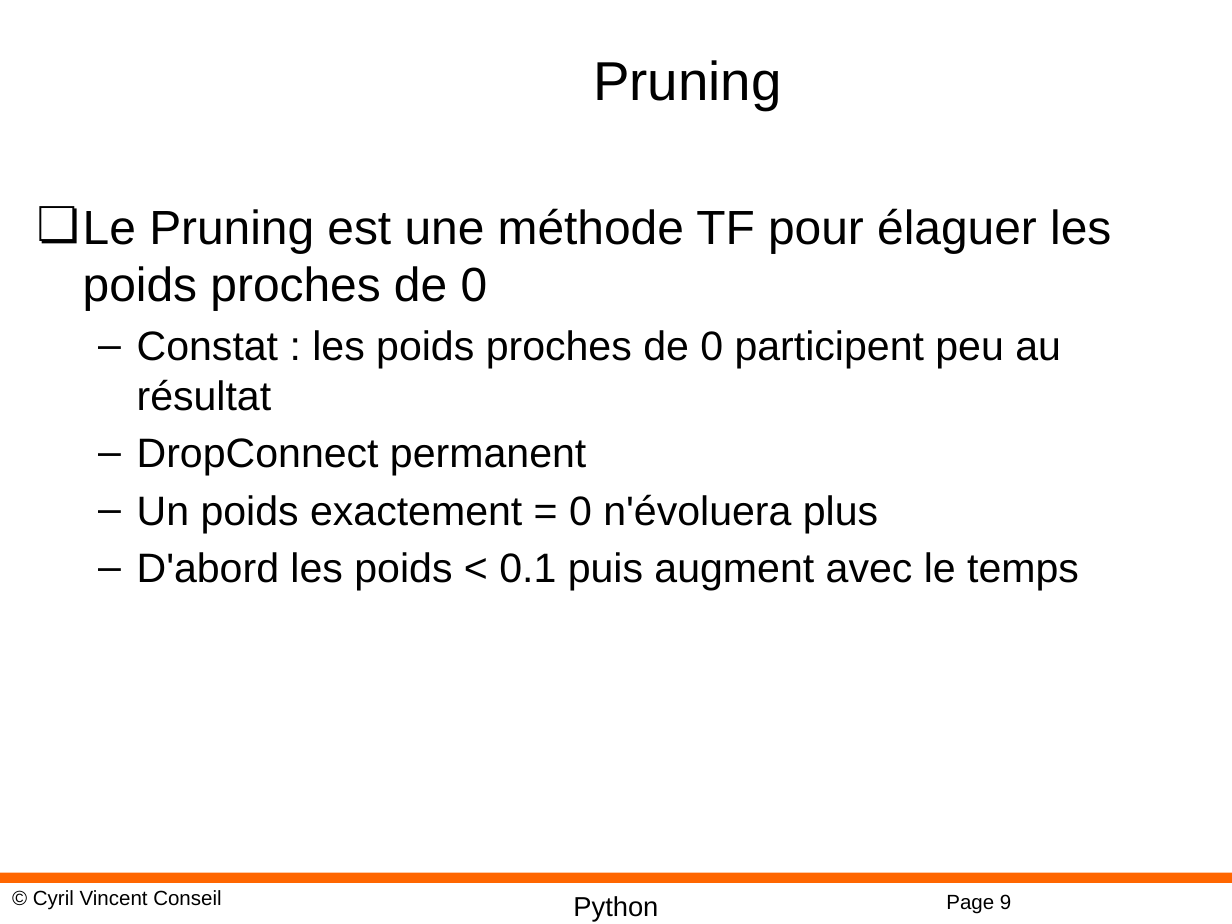
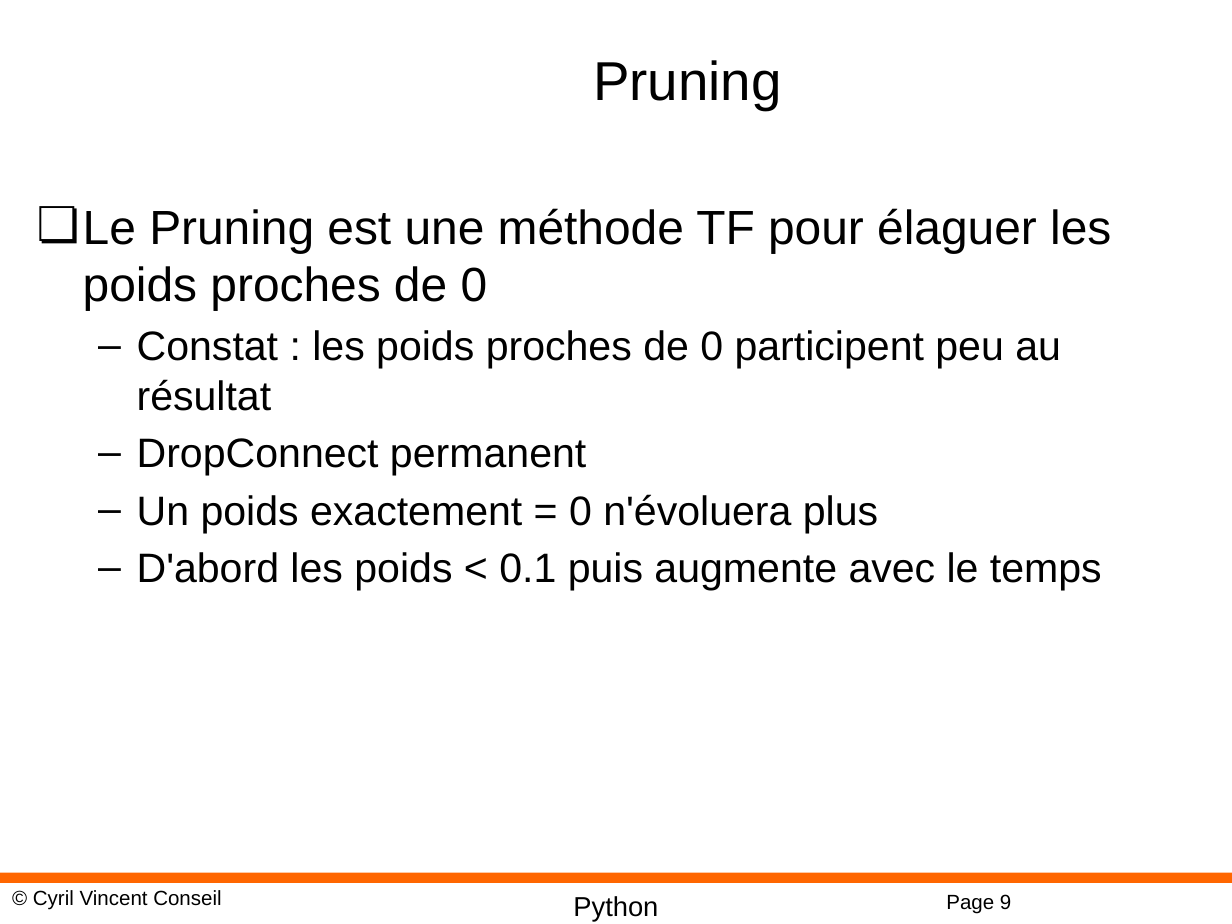
Before and after one commit to cyrilvincent/DL, a slide deck: slide 9 of PPT/DeepLearning16-Optimizations.pptx. Drawn at 1232x924 pixels with LibreOffice and Linux fonts; fonts in the diff are those of the drawing; background and template pictures are left out. Boxes give left, top, right and bottom in pixels: in the first picture for what was removed or moved away, otherwise in the second. Text is boxed around its words. In the diff, an @@ line names an element or a change of style, - is before the commit and + after.

```diff
--- a/PPT/DeepLearning16-Optimizations.pptx
+++ b/PPT/DeepLearning16-Optimizations.pptx
@@ text at (x1=137, y1=552, x2=1102, y2=590): text changed @@
-  – D'abord les poids < 0.1 puis augment avec le temps
+  – D'abord les poids < 0.1 puis augmente avec le temps
```
Also in this commit, not shown: 1 other slide changed, 11 other files.
